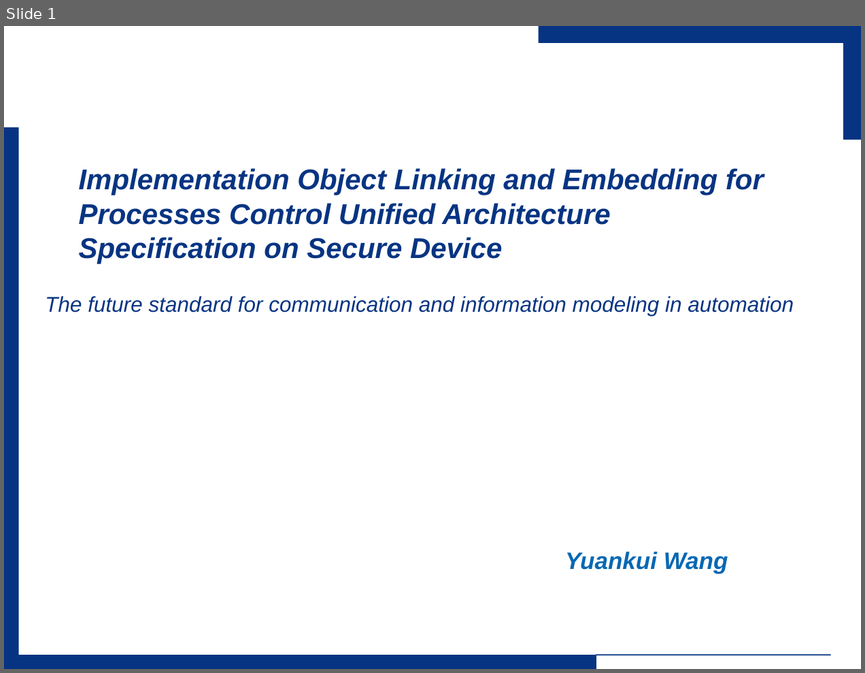
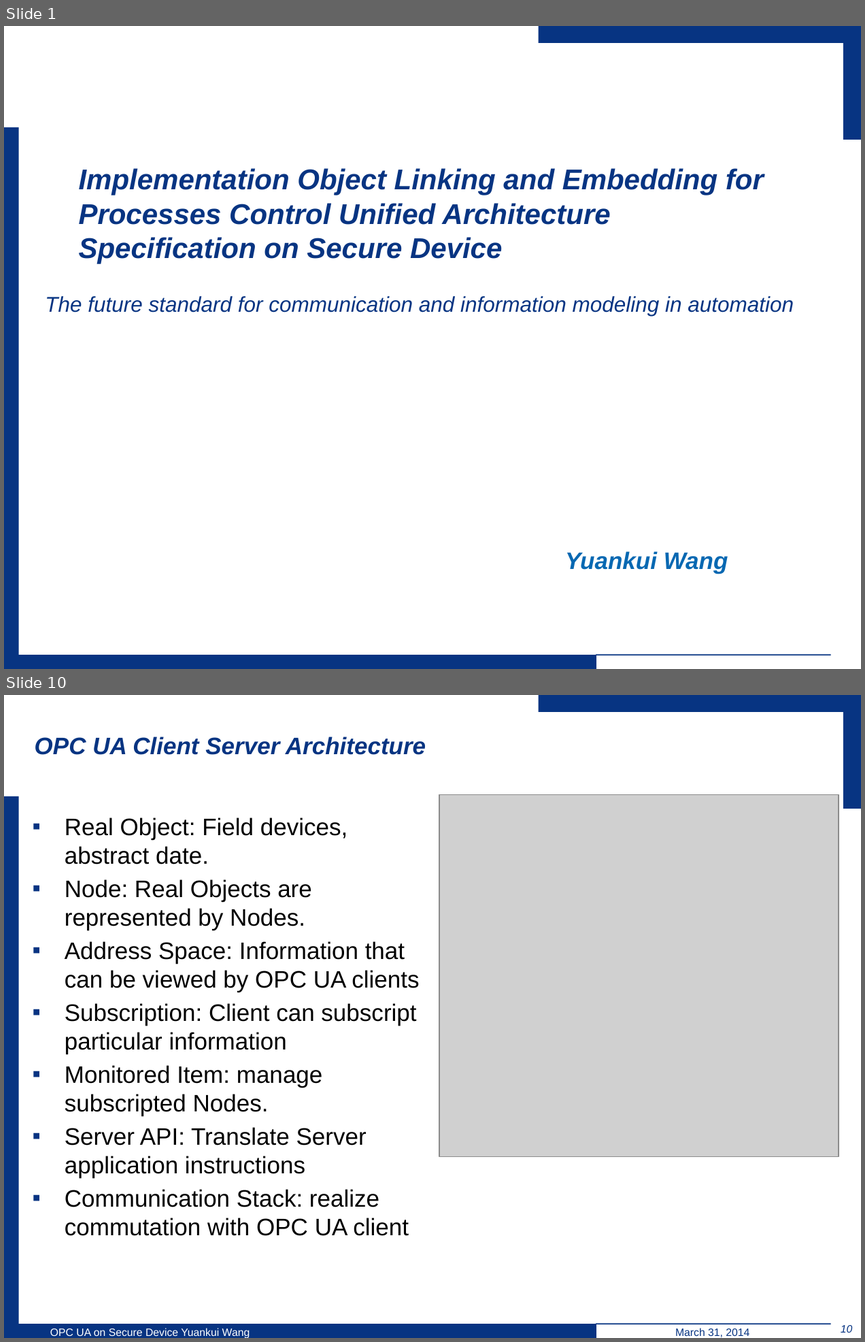
Before and after one commit to wsuetholz/opc-ua-wangyk-upb-morpho, a slide deck: ppt/Einleitung.pptx. Shown one above the other, each under a label of ours: slide 1 before the commit, slides 1 and 10 after it; the slides between them are not shown. The pictures are 865x673 and 865x1342 pixels, drawn with LibreOffice and Linux fonts; fonts in the diff are those of the drawing; grey boxes stand for pictures; background and template pictures are left out. Boxes give left, top, right and bottom in pixels: in the first picture for what was removed or moved away, otherwise in the second. Text is boxed around its words. In the diff, an @@ line names an element or a change of style, - is before the commit and + after.

```diff
--- a/ppt/Einleitung.pptx
+++ b/ppt/Einleitung.pptx
@@ slide 10 added at [4,695,861,1338], background #FFFFFF; not listed: 5 template elements that a slide beside it also shows @@
@@ title added at [35,736,426,755], 20 pt, text #073482, bold, italic @@
+OPC UA Client Server Architecture
@@ picture added at [439,794,838,1156] @@
@@ text added at [65,817,419,1236], 20 pt, text #000000 @@
+▪ Real Object: Field devices, abstract date.
+▪ Node: Real Objects are represented by Nodes.
+▪ Address Space: Information that can be viewed by OPC UA clients
+▪ Subscription: Client can subscript particular information
+▪ Monitored Item: manage subscripted Nodes.
+▪ Server API: Translate Server application instructions
+▪ Communication Stack: realize commutation with OPC UA client
@@ page number added at [840,1325,853,1332], 9 pt, text #073482 @@
+10
@@ text added at [50,1327,250,1338], 9 pt, text #FFFFFF @@
+OPC UA on Secure Device Yuankui Wang
@@ text added at [675,1327,749,1337], 9 pt, text #073482 @@
+March 31, 2014
```
Also in this commit, not shown: 15 slides changed, 2 other slides added, 1 slide removed.
